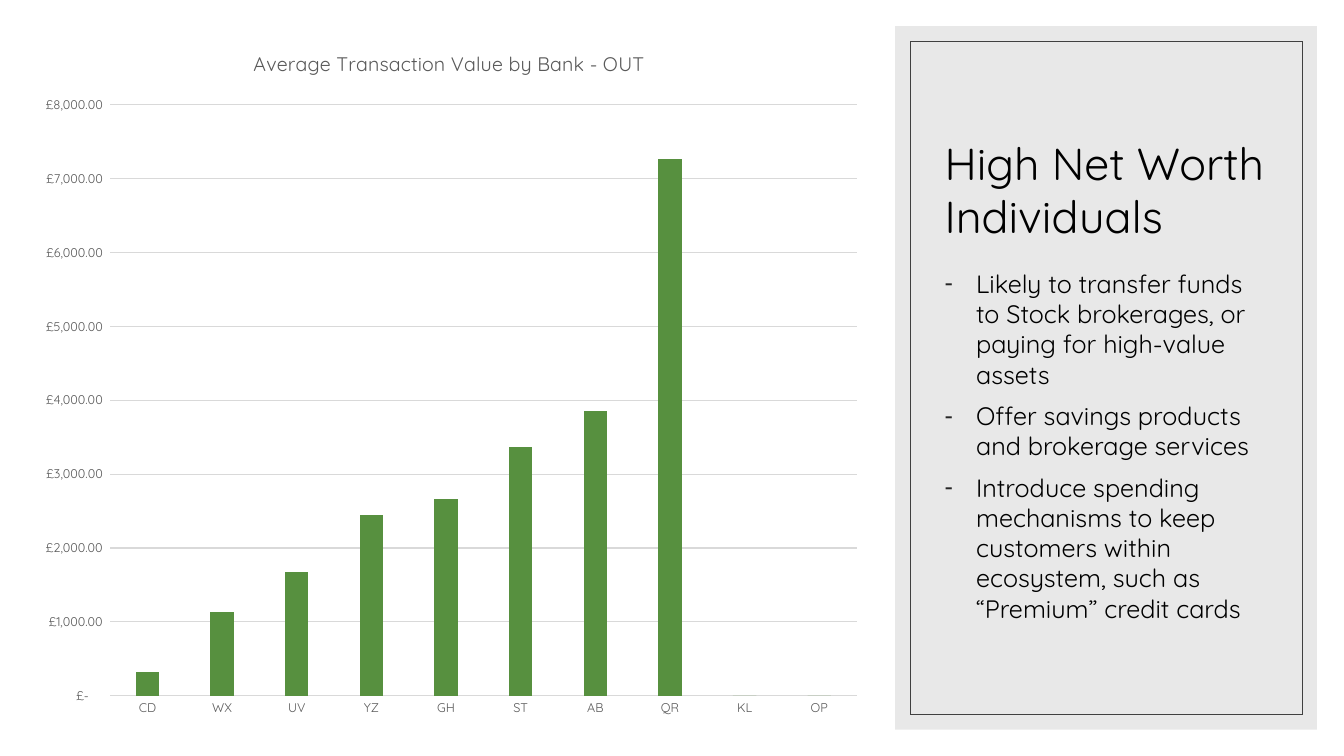
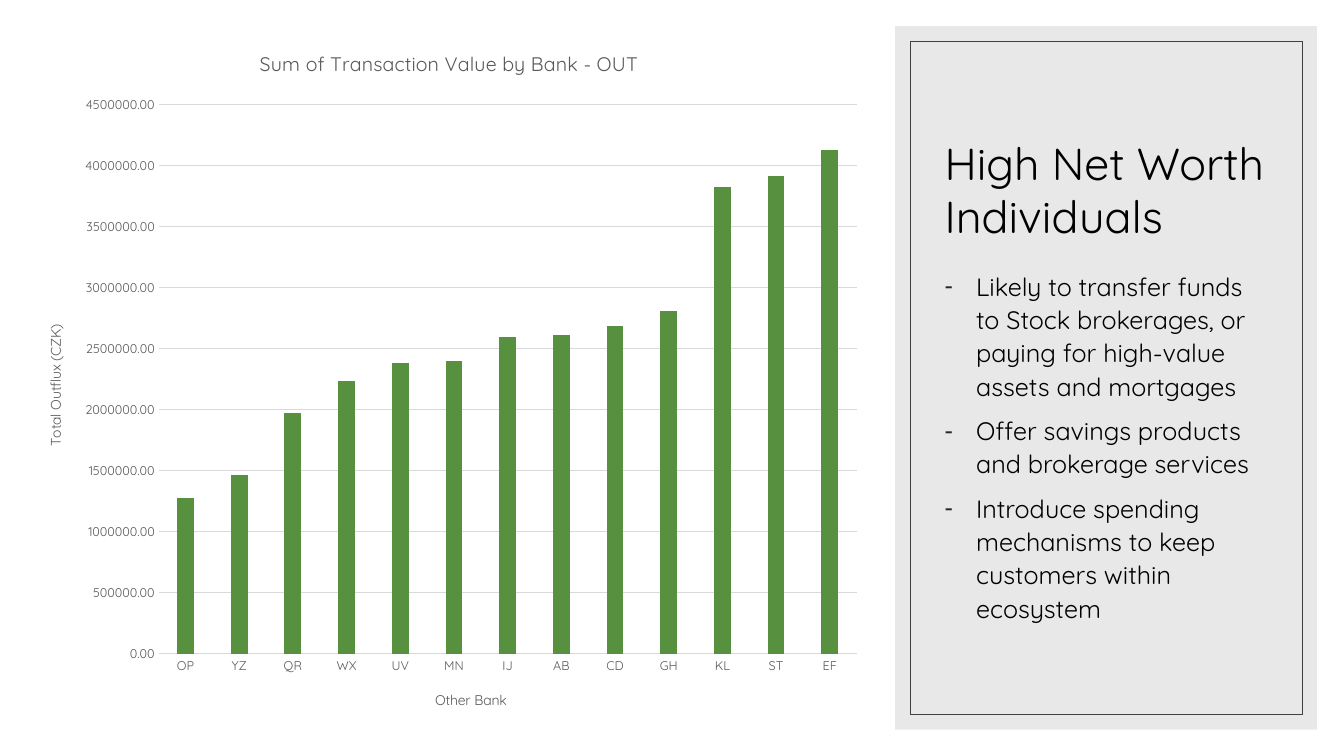
Before and after one commit to SamPurle/Banking_Team_1, a slide deck: slide 8 of SammyPPT.pptx (slide 9 before the commit). Drawn at 1344x756 pixels with LibreOffice and Linux fonts; fonts in the diff are those of the drawing. Boxes give left, top, right and bottom in pixels: in the first picture for what was removed or moved away, otherwise in the second. Text is boxed around its words. In the diff, an @@ line names an element or a change of style, - is before the commit and + after.

```diff
--- a/SammyPPT.pptx
+++ b/SammyPPT.pptx
@@ column chart at bbox=[25, 26, 874, 730] @@
@@ title "Average Transaction Value by Bank - OUT " to "Sum of Transaction Value by Bank - OUT " @@
-categories: CD, WX, UV, YZ, GH, ST, AB, QR, KL, OP
+categories: OP, YZ, QR, WX, UV, MN, IJ, AB, CD, GH, KL, ST, EF
-Series 1: 300, 1100, 1700, 2500, 2700, 3400, 3900, 7300, 0, 0
+Series 1: 1300000, 1500000, 2000000, 2200000, 2400000, 2400000, 2600000, 2600000, 2700000, 2800000, 3800000, 3900000, 4100000
@@ category axis title "" to "Other Bank " @@
@@ value axis title "" to "Total Outflux (CZK) " @@
@@ value axis changed @@
@@ text at bbox=[976, 277, 1246, 401]: text changed @@
-– Likely to transfer funds to Stock brokerages, or paying for high-value assets
+– Likely to transfer funds to Stock brokerages, or paying for high-value assets and mortgages
@@ text at bbox=[976, 421, 1249, 478]: line spacing 1 to 1.1 @@
@@ text at bbox=[976, 499, 1215, 623]: text changed @@
-– Introduce spending mechanisms to keep customers within ecosystem, such as “Premium” credit cards
+– Introduce spending mechanisms to keep customers within ecosystem
```
Also in this commit, not shown: 9 other slides changed, 11 slides added, 3 slides removed, 3 other files.
